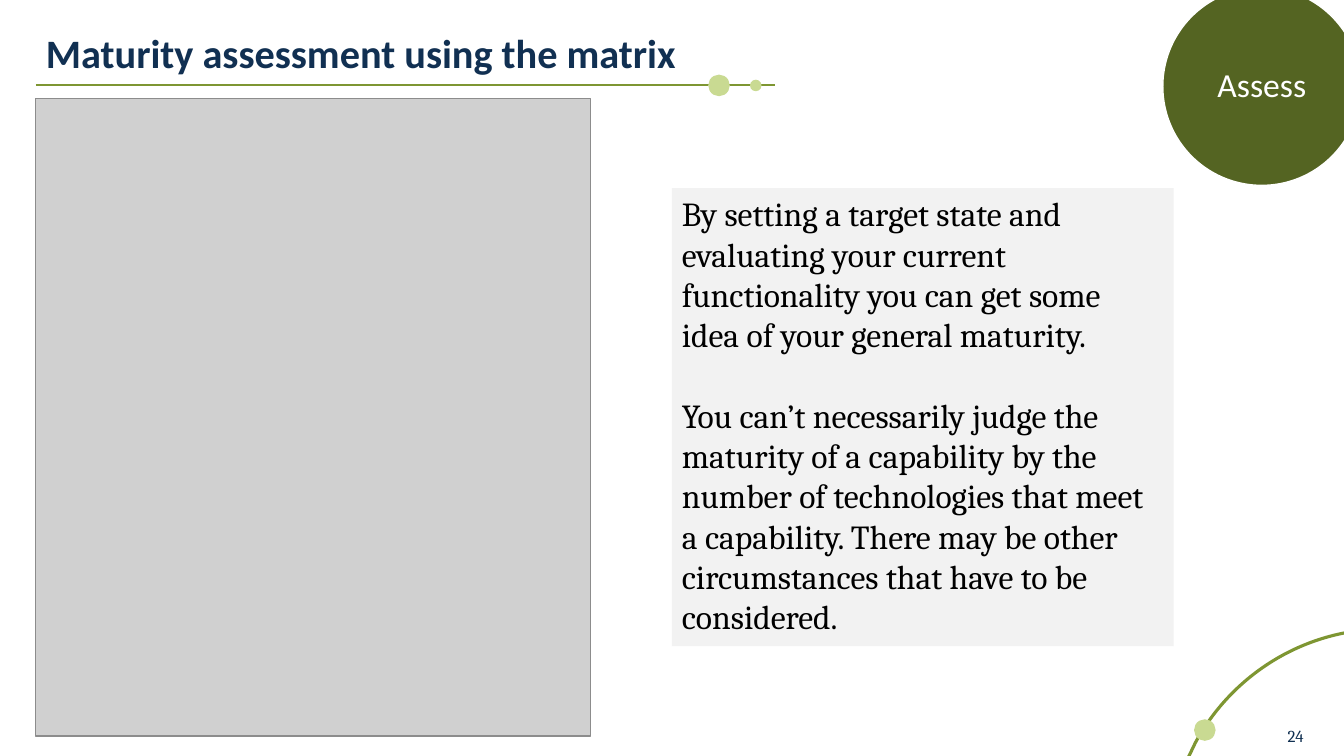
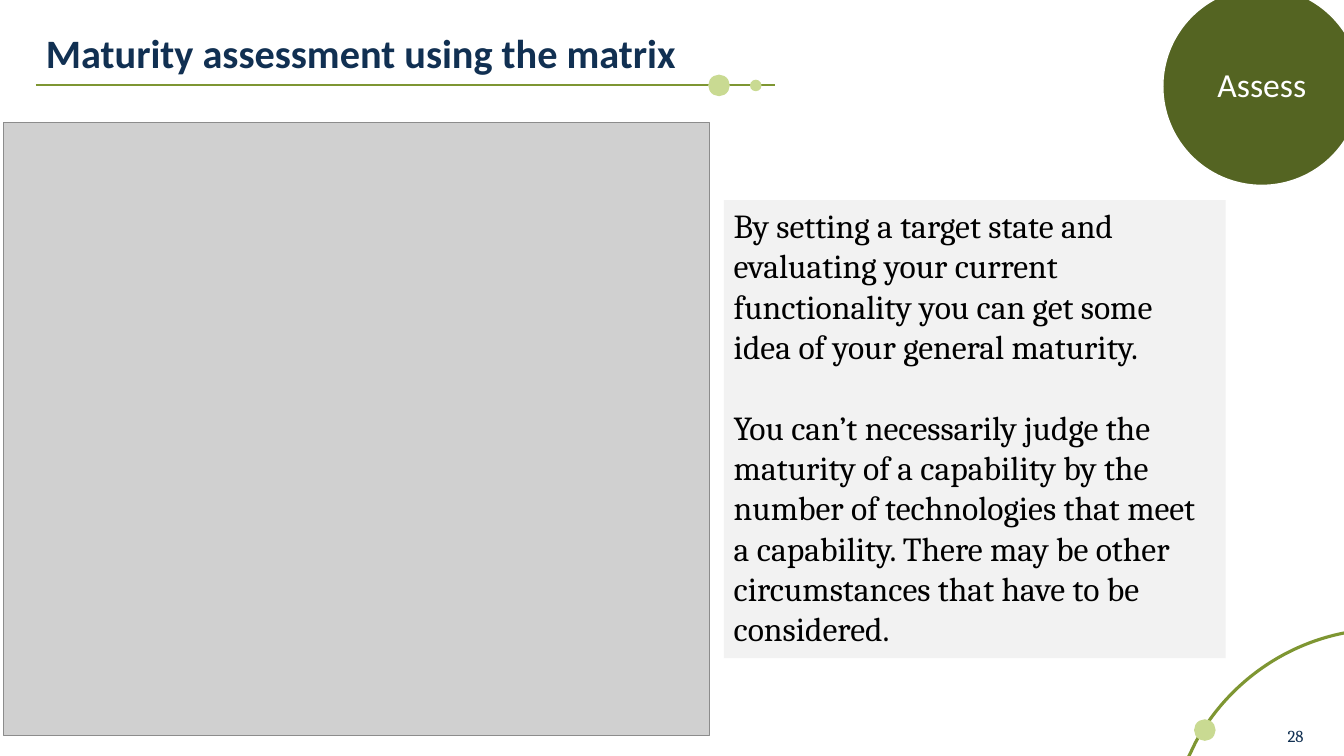
Before and after one commit to scmunk/decisions, a slide deck: slide 28 of MakingSecurityDecisionsLikeABoss.pptx (slide 24 before the commit). Drawn at 1344x756 pixels with LibreOffice and Linux fonts; fonts in the diff are those of the drawing; grey boxes stand for pictures. Boxes give left, top, right and bottom in pixels: in the first picture for what was removed or moved away, otherwise in the second. Text is boxed around its words. In the diff, an @@ line names an element or a change of style, - is before the commit and + after.

```diff
--- a/MakingSecurityDecisionsLikeABoss.pptx
+++ b/MakingSecurityDecisionsLikeABoss.pptx
@@ picture: place and size @@
-picture at <box>36,98,591,736</box>
+picture at <box>4,123,710,736</box>
@@ rectangle "By setting a target state ...": place and size @@
-rectangle "By setting a target state ..." at <box>673,189,1175,646</box>
+rectangle "By setting a target state ..." at <box>724,201,1226,658</box>
@@ page number at <box>1288,730,1304,742</box>: text changed @@
-24
+28
```
Also in this commit, not shown: 3 other slides changed, 4 slides added, 1 other file.
